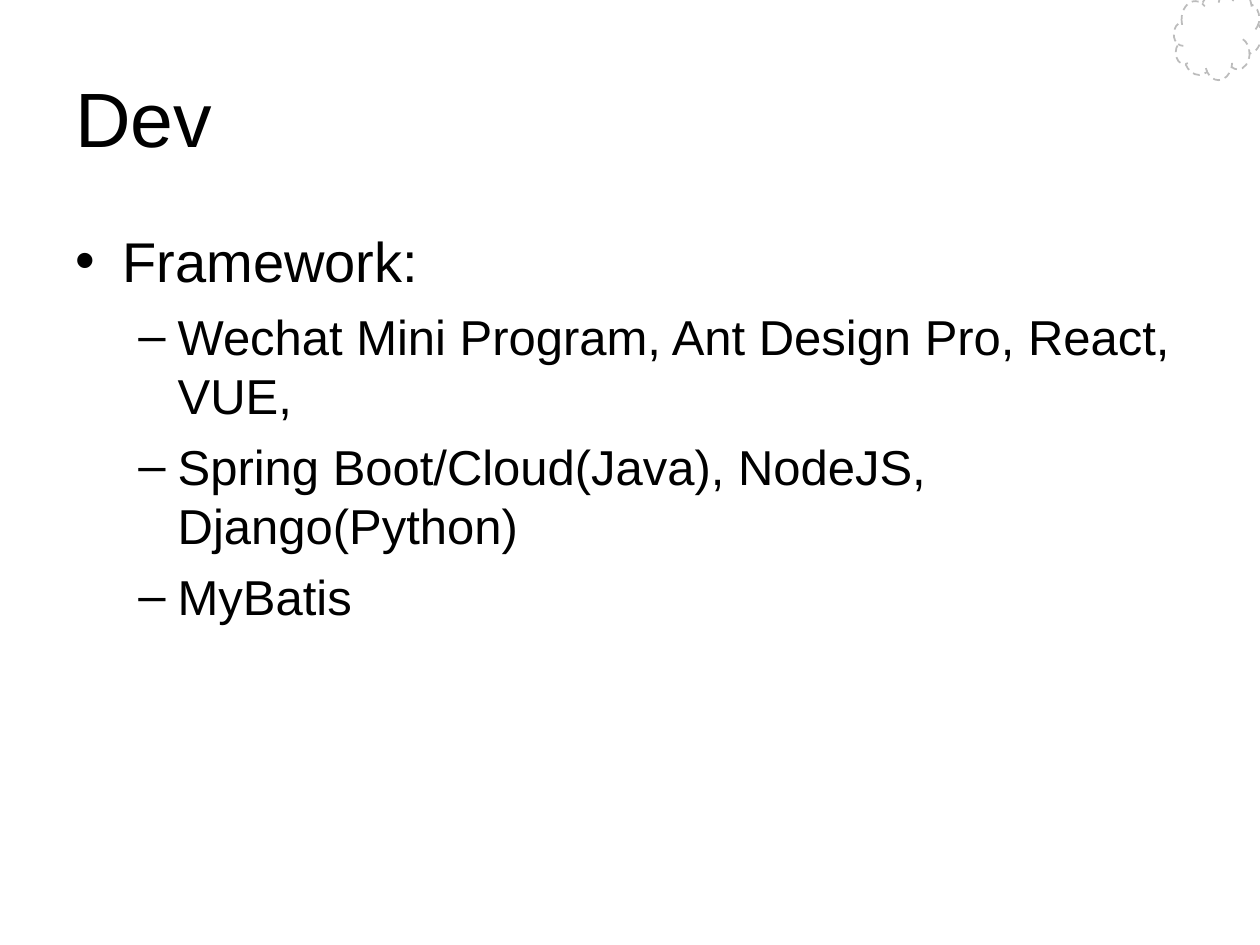
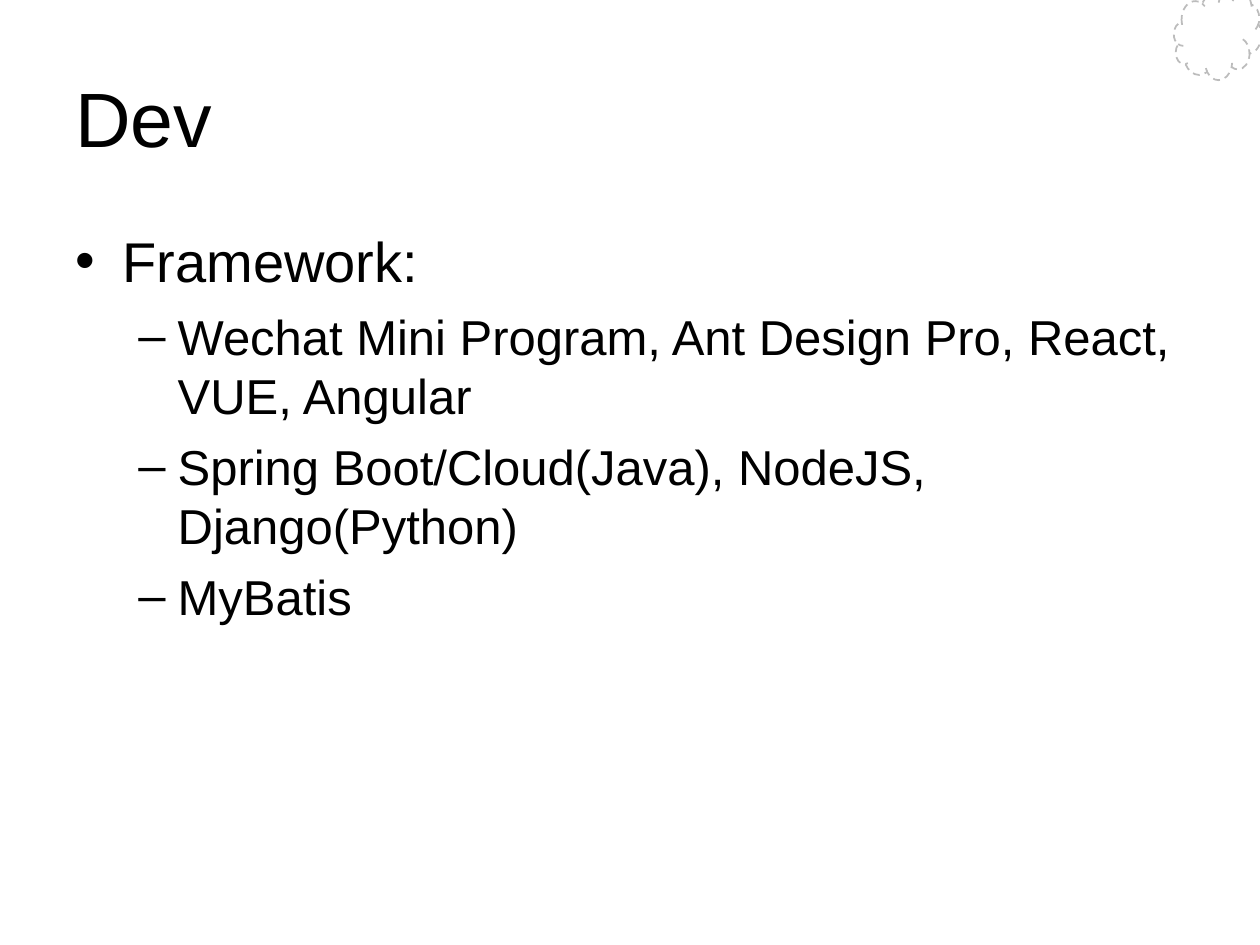
Before and after one commit to Wang-Ray/notes, a slide deck: slide 18 of Architect Pilates.ppt. Drawn at 1260x945 pixels with LibreOffice and Linux fonts; fonts in the diff are those of the drawing; background and template pictures are left out. Boxes give left, top, right and bottom in pixels: in the first picture for what was removed or moved away, otherwise in the second. Text is boxed around its words. In the diff, an @@ line names an element or a change of style, - is before the commit and + after.

```diff
--- a/Architect Pilates.ppt
+++ b/Architect Pilates.ppt
@@ text at <box>178,319,1169,424</box>: text changed @@
-  – Wechat Mini Program, Ant Design Pro, React, VUE,
+  – Wechat Mini Program, Ant Design Pro, React, VUE, Angular
```
Also in this commit, not shown: 2 other slides changed.
